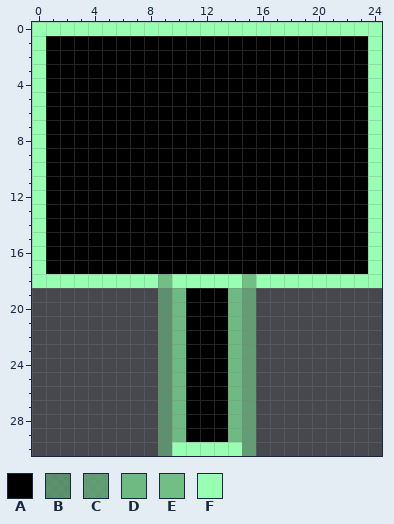
File history of a pixel-art sprite, trunk/pictures/turret.png. Above is the file before it was changed.
The file is 25x31 pixels. Colours within 5 levels of each other are drawn and written as one.
Palette (. is transparent): A #000000  B #65a977bf  C #6ab17cce  D #6fb982  E #72bf86  F #98feb2
The same view after the edit:
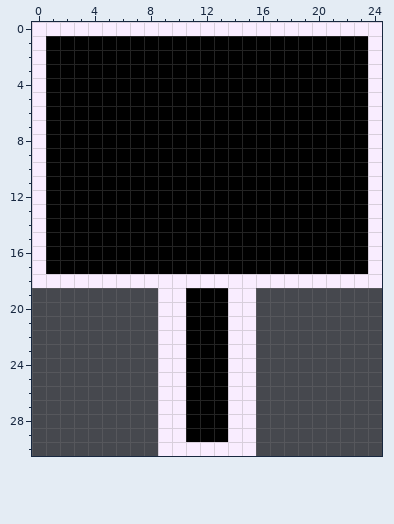
Edits made:
{"colour":"F","old":"#98feb2","new":"#f9edff"}
{"y":18,"x":9,"old":"E","new":"F"}
{"y":18,"x":15,"old":"E","new":"F"}
{"y":19,"x":9,"old":"BD","new":"FF"}
{"y":19,"x":14,"old":"DC","new":"FF"}
{"y":20,"x":9,"old":"BD","new":"FF"}
{"y":20,"x":14,"old":"DC","new":"FF"}
{"y":21,"x":9,"old":"BD","new":"FF"}
{"y":21,"x":14,"old":"DC","new":"FF"}
{"y":22,"x":9,"old":"BD","new":"FF"}
{"y":22,"x":14,"old":"DC","new":"FF"}
{"y":23,"x":9,"old":"BD","new":"FF"}
{"y":23,"x":14,"old":"DC","new":"FF"}
{"y":24,"x":9,"old":"BD","new":"FF"}
{"y":24,"x":14,"old":"DC","new":"FF"}
{"y":25,"x":9,"old":"BD","new":"FF"}
{"y":25,"x":14,"old":"DC","new":"FF"}
{"y":26,"x":9,"old":"BD","new":"FF"}
{"y":26,"x":14,"old":"DC","new":"FF"}
{"y":27,"x":9,"old":"BD","new":"FF"}
{"y":27,"x":14,"old":"DC","new":"FF"}
{"y":28,"x":9,"old":"BD","new":"FF"}
{"y":28,"x":14,"old":"DC","new":"FF"}
{"y":29,"x":9,"old":"BD","new":"FF"}
{"y":29,"x":14,"old":"DC","new":"FF"}
{"y":30,"x":9,"old":"B","new":"F"}
{"y":30,"x":15,"old":"C","new":"F"}
{"label":"changed","picture_box":[32,22,382,456]}
